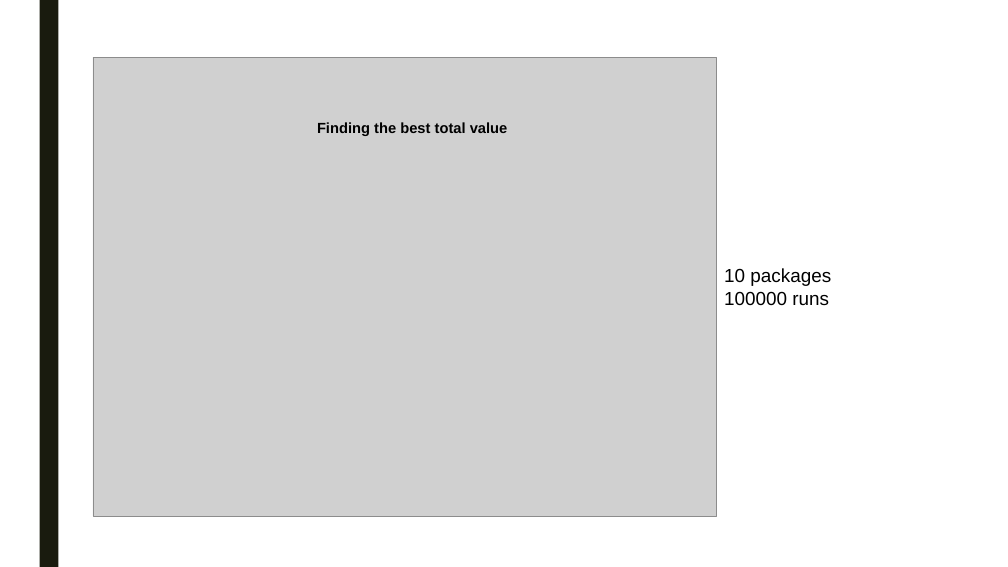
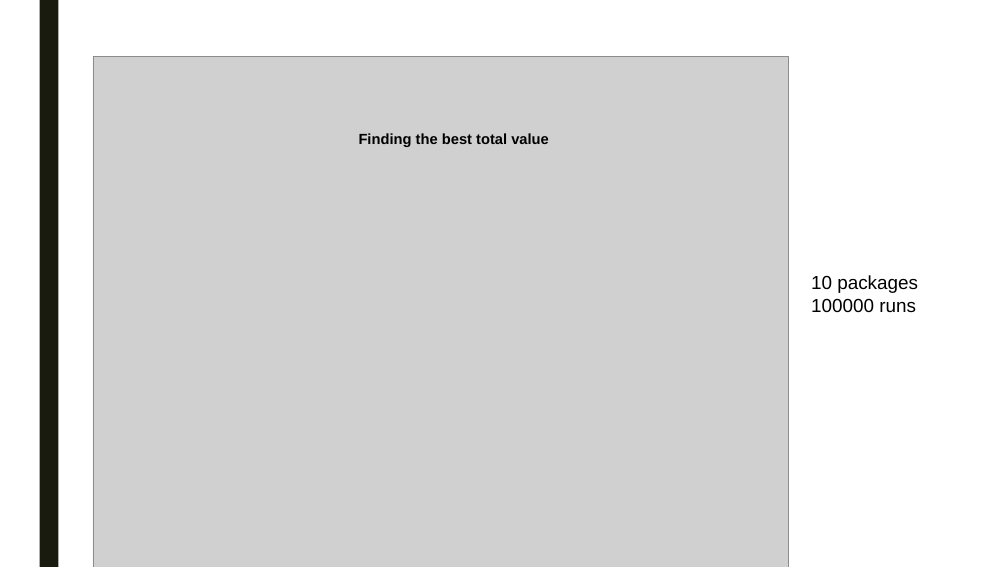
Before and after one commit to swengeler/PP3, a slide deck: slide 19 of Report, presentation and related stuff/Knapsack_problem.pptx. Drawn at 1008x567 pixels with LibreOffice and Linux fonts; fonts in the diff are those of the drawing; grey boxes stand for pictures. Boxes give left, top, right and bottom in pixels: in the first picture for what was removed or moved away, otherwise in the second. Text is boxed around its words. In the diff, an @@ line names an element or a change of style, - is before the commit and + after.

```diff
--- a/Report, presentation and related stuff/Knapsack_problem.pptx
+++ b/Report, presentation and related stuff/Knapsack_problem.pptx
@@ picture: place and size @@
-picture at bbox=[93, 57, 717, 516]
+picture at bbox=[93, 56, 788, 567]
@@ text "Finding the best total value": place and size @@
-text "Finding the best total value" at bbox=[317, 122, 508, 136]
+text "Finding the best total value" at bbox=[359, 133, 549, 147]
@@ text "10 packages": place and size @@
-text "10 packages" at bbox=[724, 268, 831, 305]
+text "10 packages" at bbox=[811, 275, 918, 312]
```
Also in this commit, not shown: 5 other slides changed.
